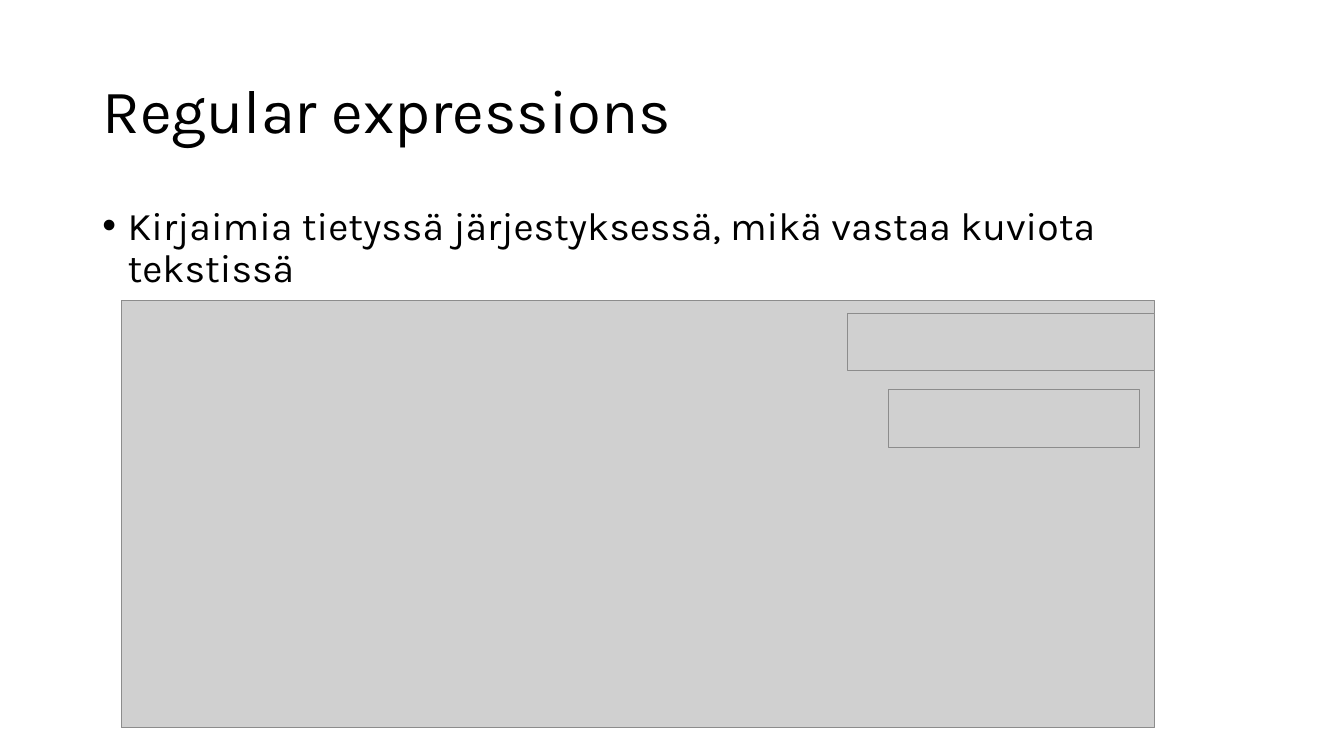
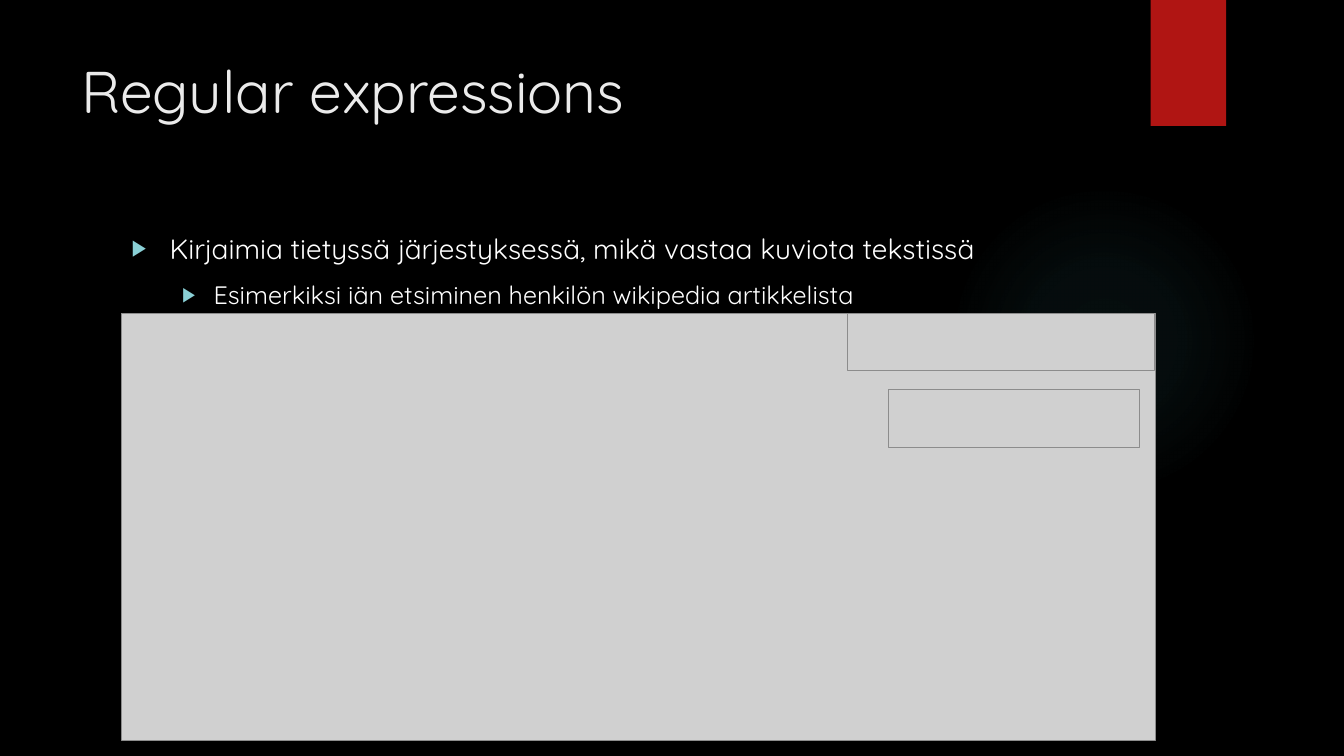
Before and after one commit to Makeezi/nlp, a slide deck: slide 3 of mlm.pptx. Drawn at 1344x756 pixels with LibreOffice and Linux fonts; fonts in the diff are those of the drawing; grey boxes stand for pictures; background and template pictures are left out. Boxes give left, top, right and bottom in pixels: in the first picture for what was removed or moved away, otherwise in the second. Text is boxed around its words. In the diff, an @@ line names an element or a change of style, - is before the commit and + after.

```diff
--- a/mlm.pptx
+++ b/mlm.pptx
@@ background #FFFFFF to picture (left out) @@
@@ rectangle added at <box>1150,0,1226,126</box>, fill #B01513 @@
@@ title "Regular expressions": place and size @@
-title "Regular expressions" at <box>102,90,671,148</box>
+title "Regular expressions" at <box>81,69,624,125</box>
@@ title "Regular expressions" at <box>81,69,624,125</box>: size 44 to 42 pt, font Karla to Quicksand, text colour #000000 to #EBEBEB; line spacing 0.9 to 1; vertical alignment middle to top @@
@@ ellipse added at <box>949,185,1259,495</box>, fill gradient #50B9C1 @@
@@ text "Kirjaimia tietyssä järjestyksessä, mikä vastaa ...": place and size @@
-text "Kirjaimia tietyssä järjestyksessä, mikä vastaa ..." at <box>128,213,1095,335</box>
+text "Kirjaimia tietyssä järjestyksessä, mikä vastaa ..." at <box>170,238,975,309</box>
@@ text "Kirjaimia tietyssä järjestyksessä, mikä vastaa ..." at <box>170,238,975,309</box>: size 28 to 20 pt in "Kirjaimia tietyssä järjestyksessä, mikä vastaa kuviota tekst ..."; font Karla to Quicksand, text colour #000000 to #FFFFFF; size 24 to 18 pt in "Esimerkiksi iän etsiminen henkilön wikipedia artikkelista"; bullet • to ▶; line spacing 0.9 to 1; more space between paragraphs @@
@@ picture: place and size @@
-picture at <box>121,300,1155,728</box>
+picture at <box>122,314,1156,741</box>
```
Also in this commit, not shown: 4 other slides changed, 1 slide added, 1 slide removed, 2 other files.
